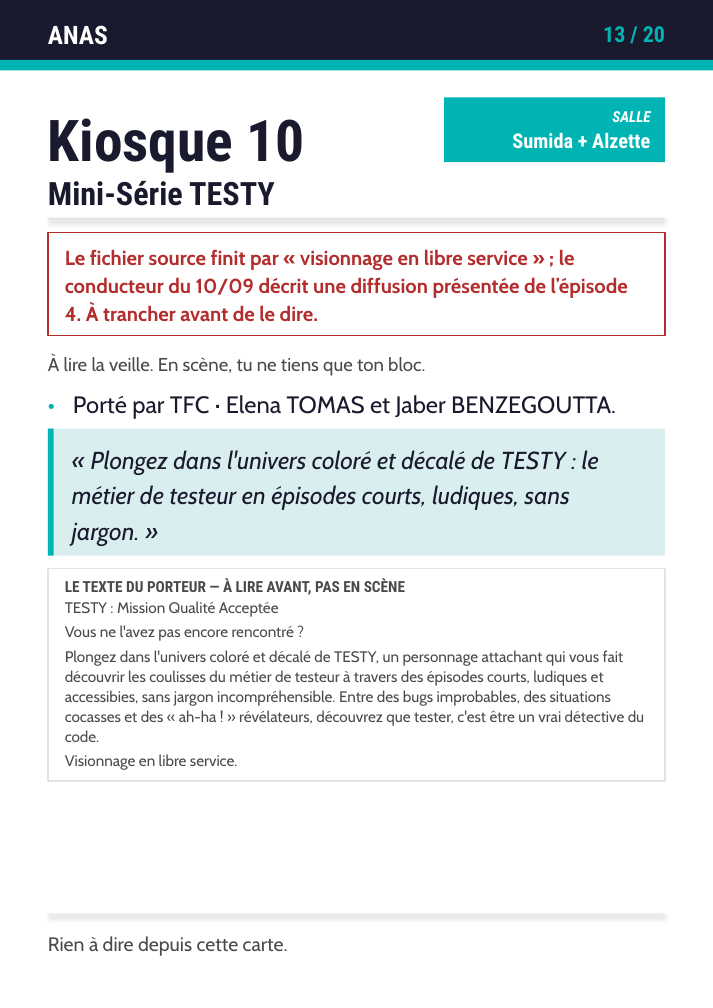
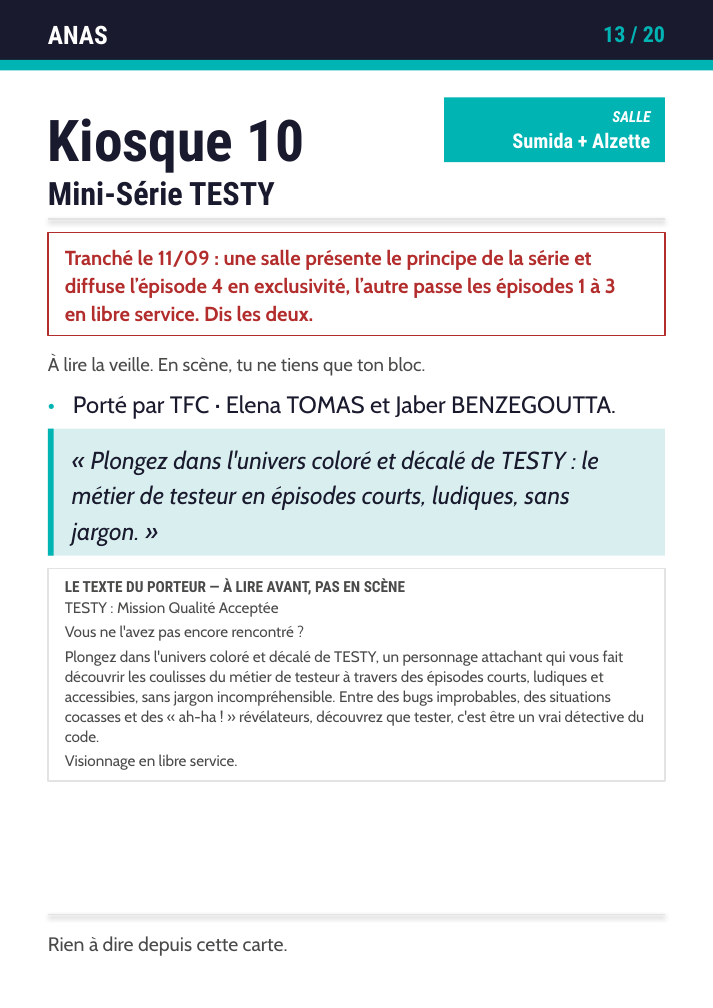
Before and after one commit to caa-jdelaux/info-hub, a slide deck: slide 13 of outils/fiches/fiches-animateurs.pptx. Drawn at 713x1008 pixels with LibreOffice and Linux fonts; fonts in the diff are those of the drawing. Boxes give left, top, right and bottom in pixels: in the first picture for what was removed or moved away, otherwise in the second. Text is boxed around its words. In the diff, an @@ line names an element or a change of style, - is before the commit and + after.

```diff
--- a/outils/fiches/fiches-animateurs.pptx
+++ b/outils/fiches/fiches-animateurs.pptx
@@ text at <box>65,249,616,322</box>: text changed @@
-Le fichier source finit par « visionnage en libre service » ; le conducteur du 10/09 décrit une diffusion présentée de l’épisode 4. À trancher avant de le dire.
+Tranché le 11/09 : une salle présente le principe de la série et diffuse l’épisode 4 en exclusivité, l’autre passe les épisodes 1 à 3 en libre service. Dis les deux.
```
Also in this commit, not shown: 1 other slide changed, 8 other files.
